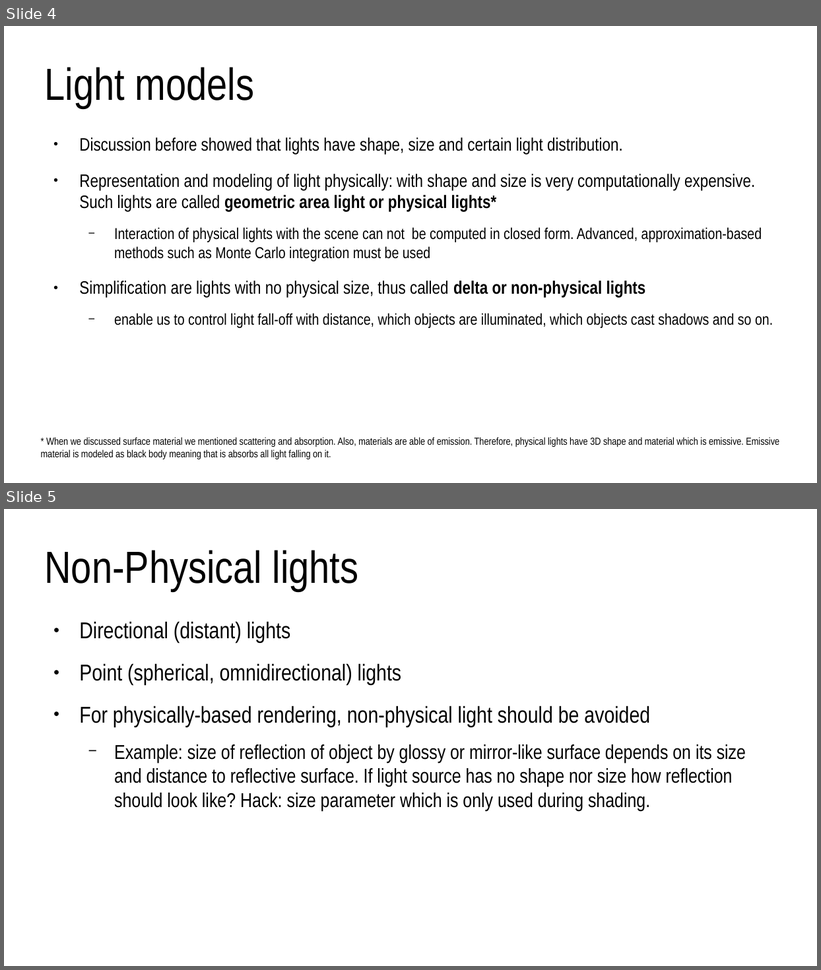
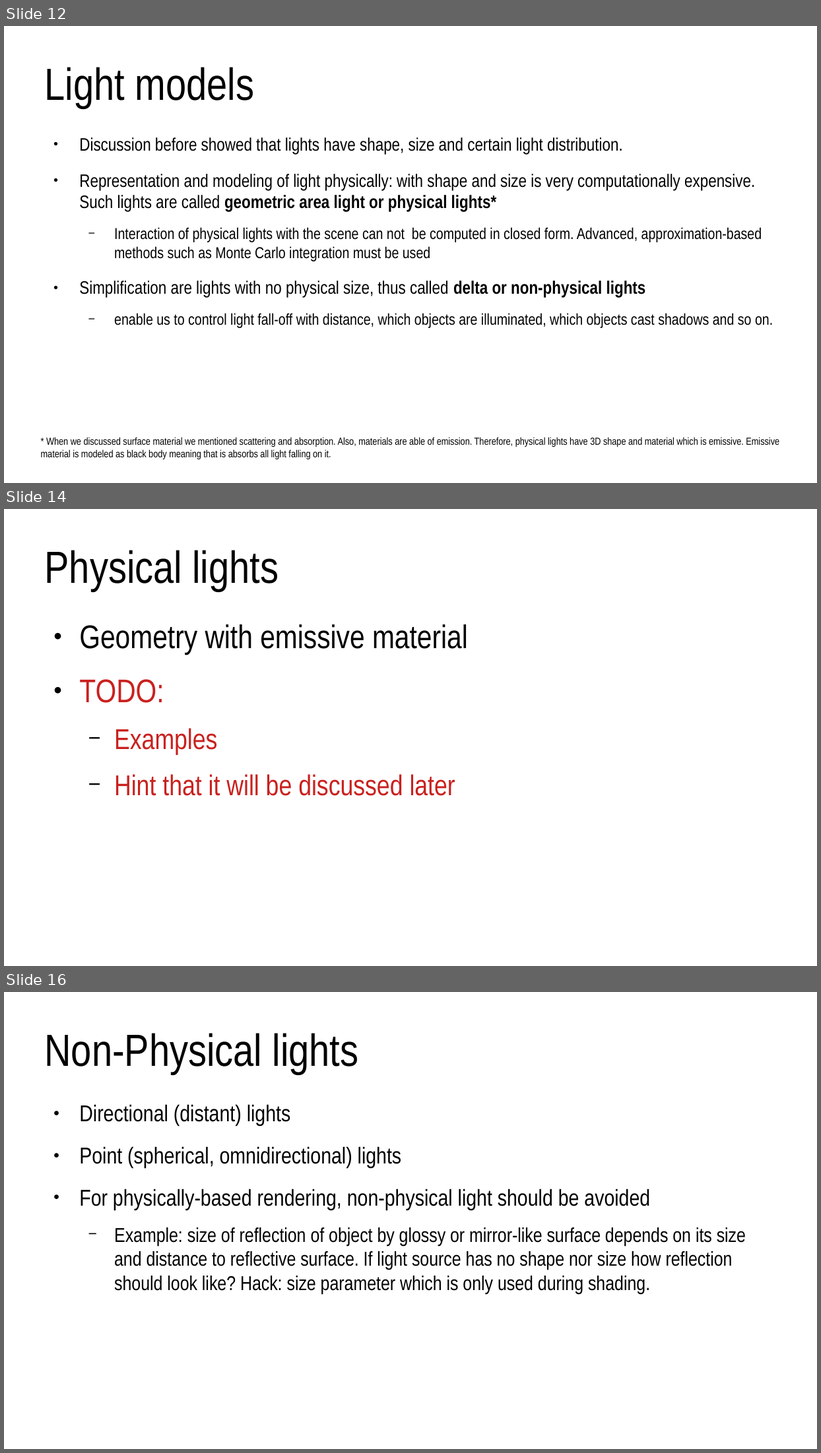
Before and after one commit to lorentzo/IntroductionToComputerGraphics, a slide deck: lectures/3_foundations_3d_scene/3_3_light.odp. Shown one above the other, each under a label of ours: slides 4 and 5 before the commit, slides 12, 14 and 16 after it; the slides between them are not shown. The pictures are 821x970 and 821x1453 pixels, drawn with LibreOffice and Linux fonts; fonts in the diff are those of the drawing. Boxes give left, top, right and bottom in pixels: in the first picture for what was removed or moved away, otherwise in the second. Text is boxed around its words. In the diff, an @@ line names an element or a change of style, - is before the commit and + after.

Commit message:
light

```diff
--- a/lectures/3_foundations_3d_scene/3_3_light.odp
+++ b/lectures/3_foundations_3d_scene/3_3_light.odp
@@ slide 14 added at (x1=4, y1=509, x2=817, y2=966), background #FFFFFF @@
@@ title added at (x1=45, y1=550, x2=279, y2=591), 44 pt, text #000000 @@
+Physical lights
@@ text added at (x1=79, y1=625, x2=468, y2=796), 28 pt, text #C9211E @@
+● Geometry with emissive material
+● TODO:
+  − Examples
+  − Hint that it will be discussed later
@@ what was slide 4 is now slide 12 @@
@@ what was slide 5 is now slide 16 @@
```
Also in this commit, not shown: 2 slides changed, 12 other slides added, 1 slide removed, 3 other files.
